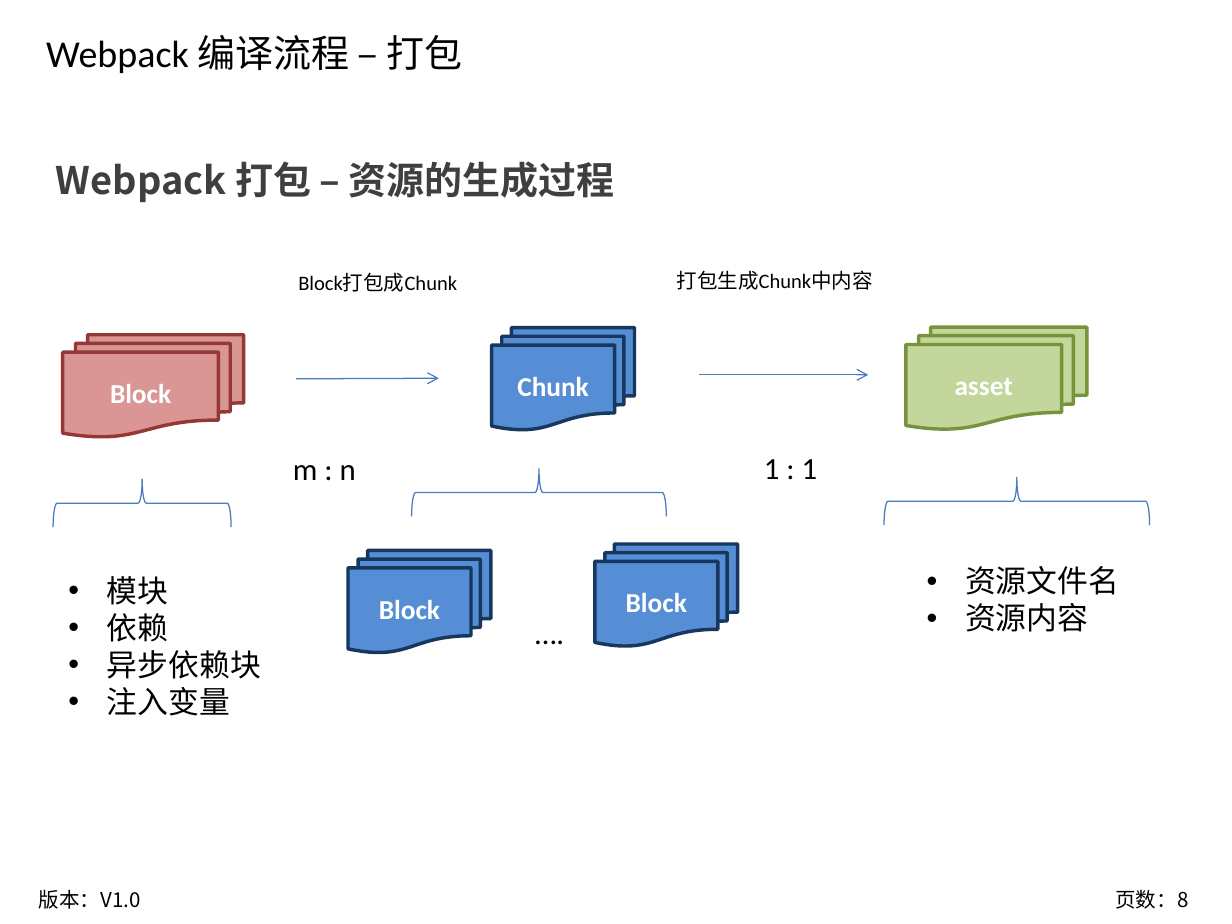
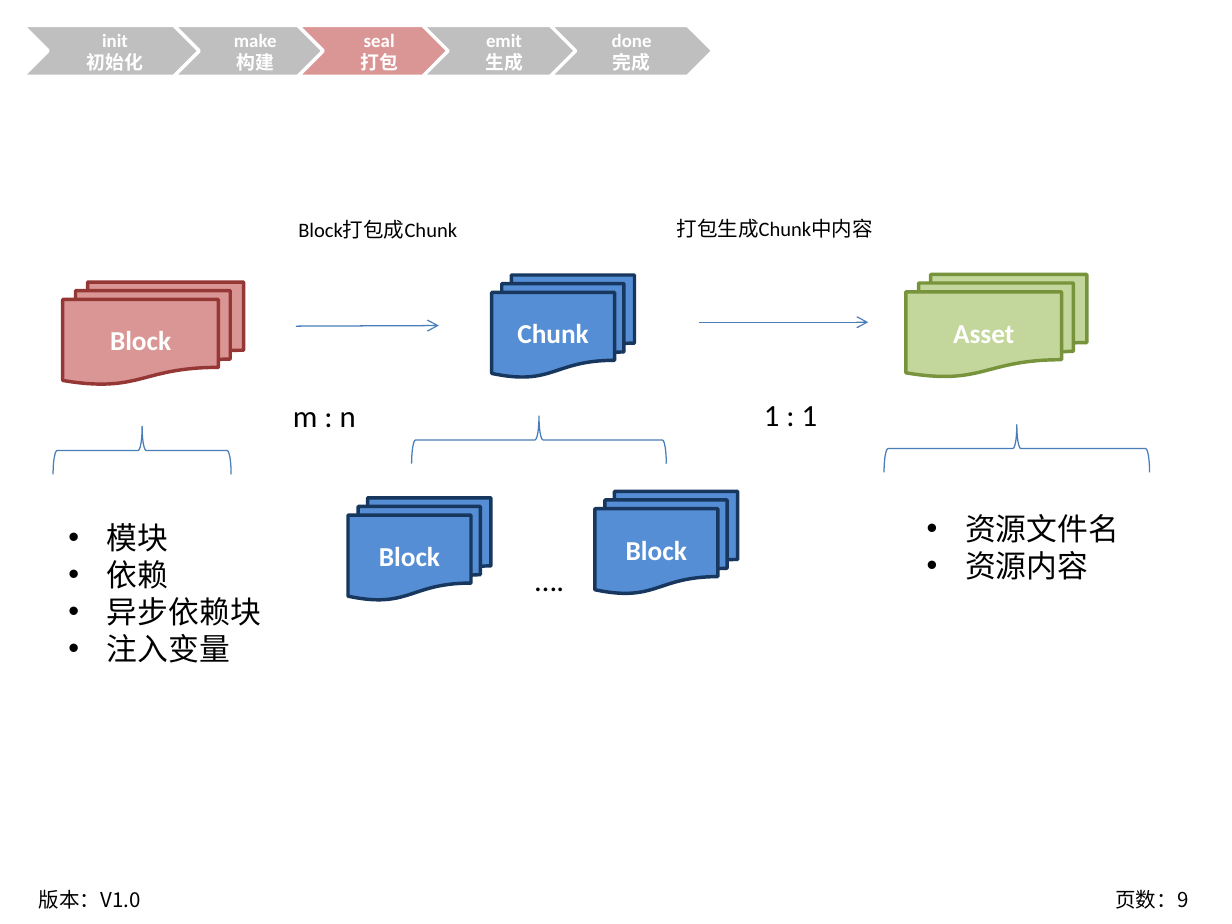
Before and after one commit to tyosssss/learning-webpack, a slide deck: slide 9 of doc/2.Webpack 编译流程概述.pptx (slide 8 before the commit). Drawn at 1232x924 pixels with LibreOffice and Linux fonts; fonts in the diff are those of the drawing; background and template pictures are left out. Boxes give left, top, right and bottom in pixels: in the first picture for what was removed or moved away, otherwise in the second. Text is boxed around its words. In the diff, an @@ line names an element or a change of style, - is before the commit and + after.

```diff
--- a/doc/2.Webpack 编译流程概述.pptx
+++ b/doc/2.Webpack 编译流程概述.pptx
@@ group added at (22,26,713,76): 5 chevrons @@
+init
+初始化
+make
+构建
+seal
+打包
+emit
+生成
+done
+完成
@@ text removed at (46,35,463,73) @@
-Webpack 编译流程 – 打包
@@ text removed at (56,161,615,202) @@
-Webpack 打包 – 资源的生成过程
@@ 5 flow chart multidocuments, 5 texts, 2 right braces, 1 arrow: place and size @@
-5 flow chart multidocuments, 5 texts, 2 right braces, 1 arrow at (53,270,1150,657)
+5 flow chart multidocuments, 5 texts, 2 right braces, 1 arrow at (53,218,1150,604)
@@ 2 texts, 1 right brace, 1 arrow: place and size @@
-2 texts, 1 right brace, 1 arrow at (107,375,1119,716)
+2 texts, 1 right brace, 1 arrow at (107,323,1119,663)
@@ text in flow chart multidocument at (953,325,1014,343): text changed @@
-asset
+Asset
@@ page number at (1115,889,1188,909): text changed @@
-页数：8
+页数：9
```
Also in this commit, not shown: 9 other slides changed, 1 slide added, 1 other file.
